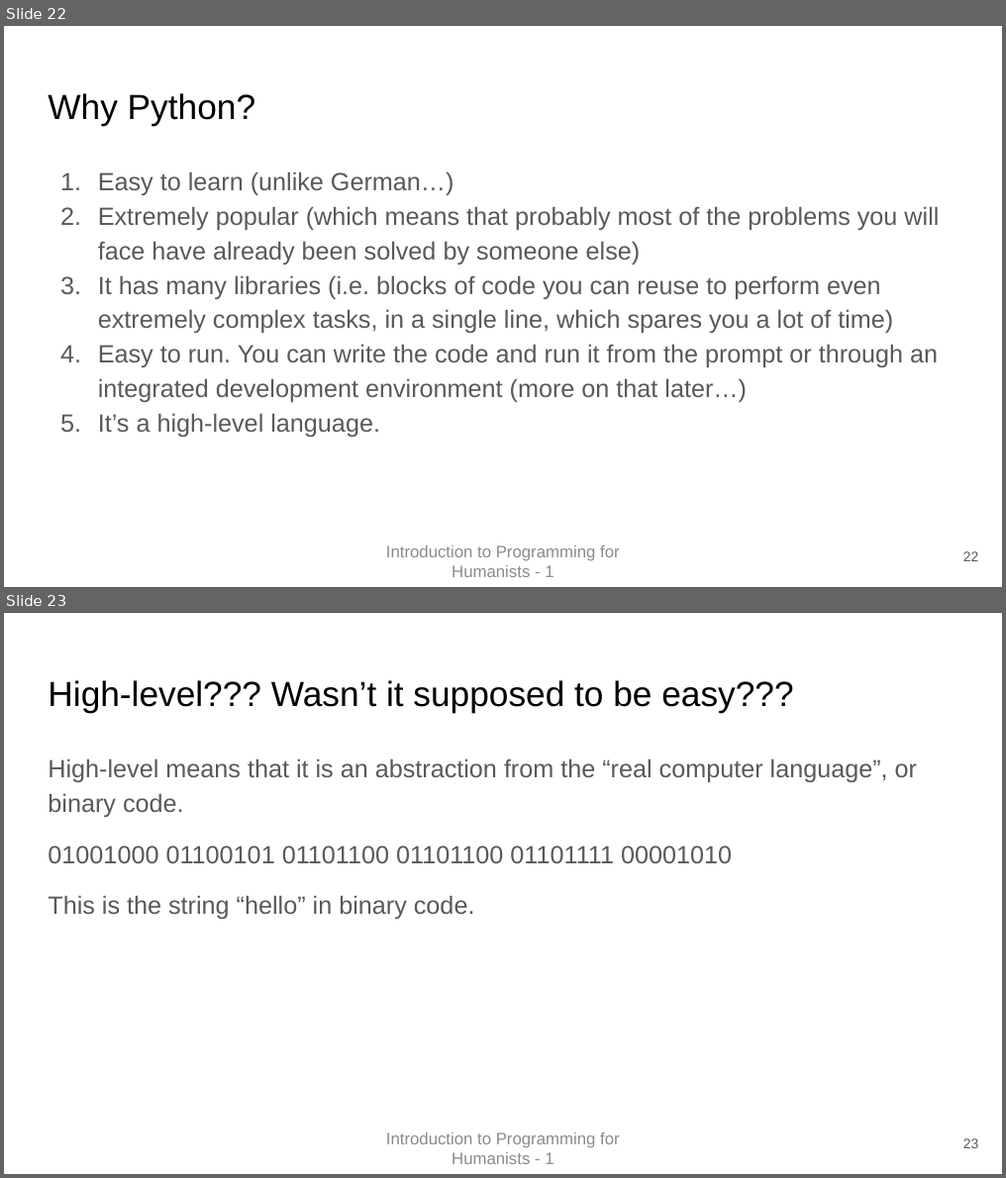
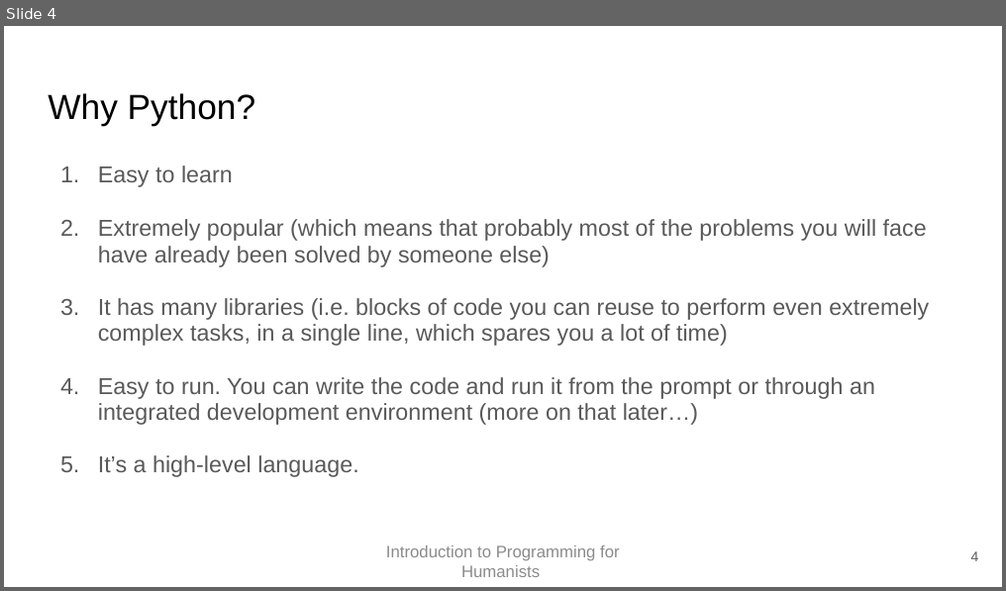
Before and after one commit to EvanEames/IPFH2526, a slide deck: week1/First Class.pptx. Shown one above the other, each under a label of ours: slides 22 and 23 before the commit, slide 4 after it. The pictures are 1006x1178 and 1006x591 pixels, drawn with LibreOffice and Linux fonts; fonts in the diff are those of the drawing. Boxes give left, top, right and bottom in pixels: in the first picture for what was removed or moved away, otherwise in the second. Text is boxed around its words. In the diff, an @@ line names an element or a change of style, - is before the commit and + after.

```diff
--- a/week1/First Class.pptx
+++ b/week1/First Class.pptx
@@ slide 23 removed at bbox=[4, 613, 1002, 1174], background #FFFFFF @@
@@ title removed at bbox=[48, 680, 793, 712] @@
-High-level??? Wasn’t it supposed to be easy???
@@ text removed at bbox=[48, 759, 917, 919] @@
-High-level means that it is an abstraction from the “real computer language”, or binary code.
-01001000 01100101 01101100 01101100 01101111 00001010
-This is the string “hello” in binary code.
@@ text removed at bbox=[386, 1133, 620, 1164] @@
-Introduction to Programming for Humanists - 1
@@ page number removed at bbox=[963, 1139, 979, 1149] @@
-23
@@ what was slide 22 is now slide 4 @@
@@ slide 4 changed as well @@
@@ text at bbox=[98, 166, 233, 187]: text changed; size 18 to 16.6 pt @@
-1. Easy to learn (unlike German…)
+1. Easy to learn
@@ text at bbox=[98, 219, 929, 477]: size 18 to 16.6 pt; line spacing 1.15 to 0.95 @@
@@ text at bbox=[386, 546, 620, 577]: text changed @@
-Introduction to Programming for Humanists - 1
+Introduction to Programming for Humanists
@@ page number at bbox=[971, 552, 979, 562]: text changed @@
-22
+4
```
Also in this commit, not shown: 14 other slides changed, 21 other slides removed, 3 other files.
